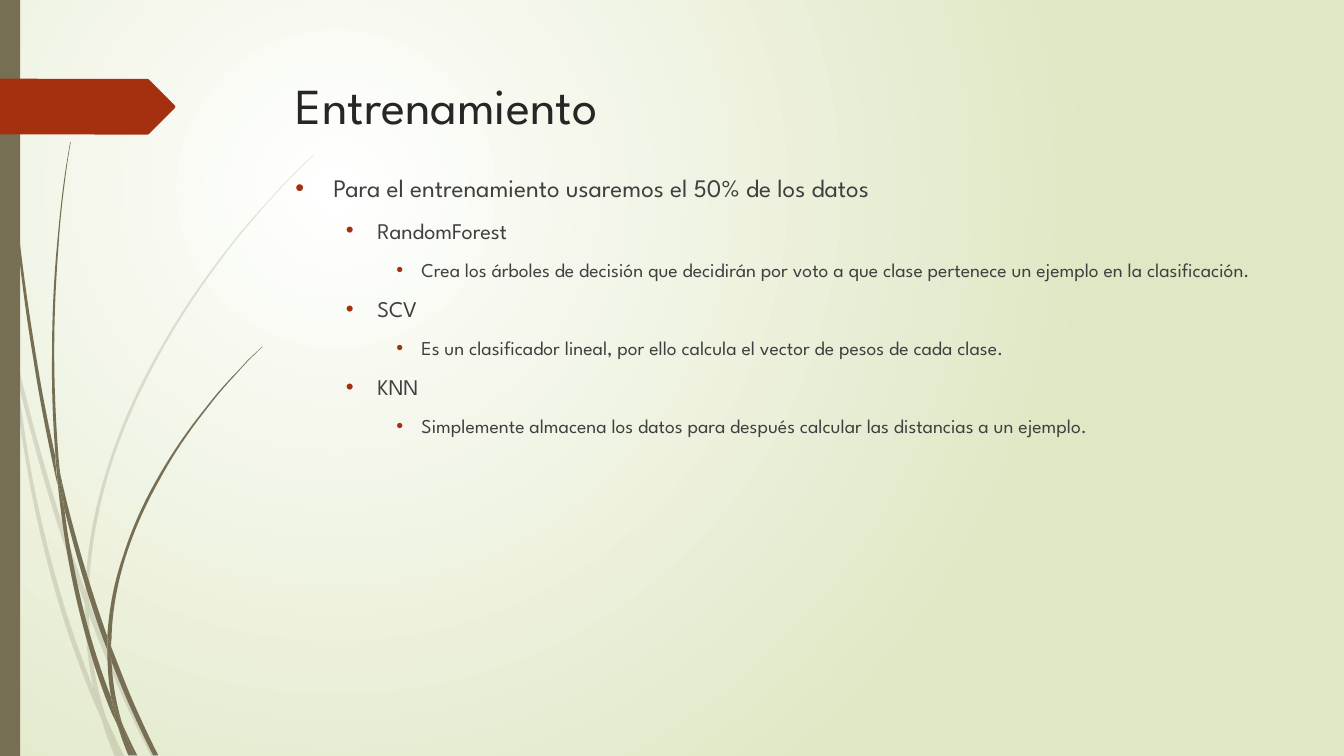
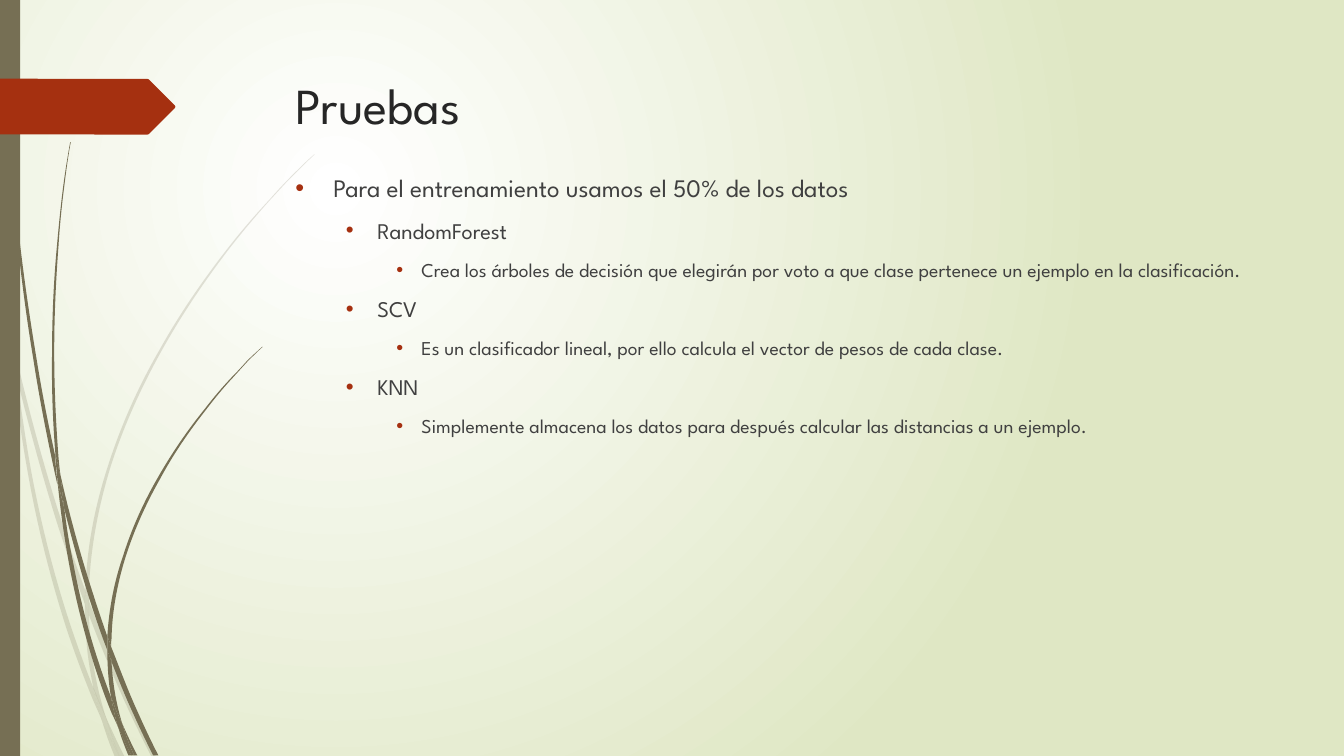
Before and after one commit to Emilio-Samuel/adivino, a slide deck: slide 7 of Proyecto Alfabeto.pptx (slide 6 before the commit). Drawn at 1344x756 pixels with LibreOffice and Linux fonts; fonts in the diff are those of the drawing. Boxes give left, top, right and bottom in pixels: in the first picture for what was removed or moved away, otherwise in the second. Text is boxed around its words. In the diff, an @@ line names an element or a change of style, - is before the commit and + after.

```diff
--- a/Proyecto Alfabeto.pptx
+++ b/Proyecto Alfabeto.pptx
@@ title at (x1=296, y1=89, x2=461, y2=125): text changed @@
-Entrenamiento
+Pruebas
@@ text at (x1=333, y1=179, x2=848, y2=198): text changed @@
-• Para el entrenamiento usaremos el 50% de los datos
+• Para el entrenamiento usamos el 50% de los datos
@@ text at (x1=421, y1=263, x2=1240, y2=282): text changed @@
-    • Crea los árboles de decisión que decidirán por voto a que clase pertenece un ejemplo en la clasificación.
+    • Crea los árboles de decisión que elegirán por voto a que clase pertenece un ejemplo en la clasificación.
```
Also in this commit, not shown: 9 other slides changed, 1 slide added, 2 other files.
